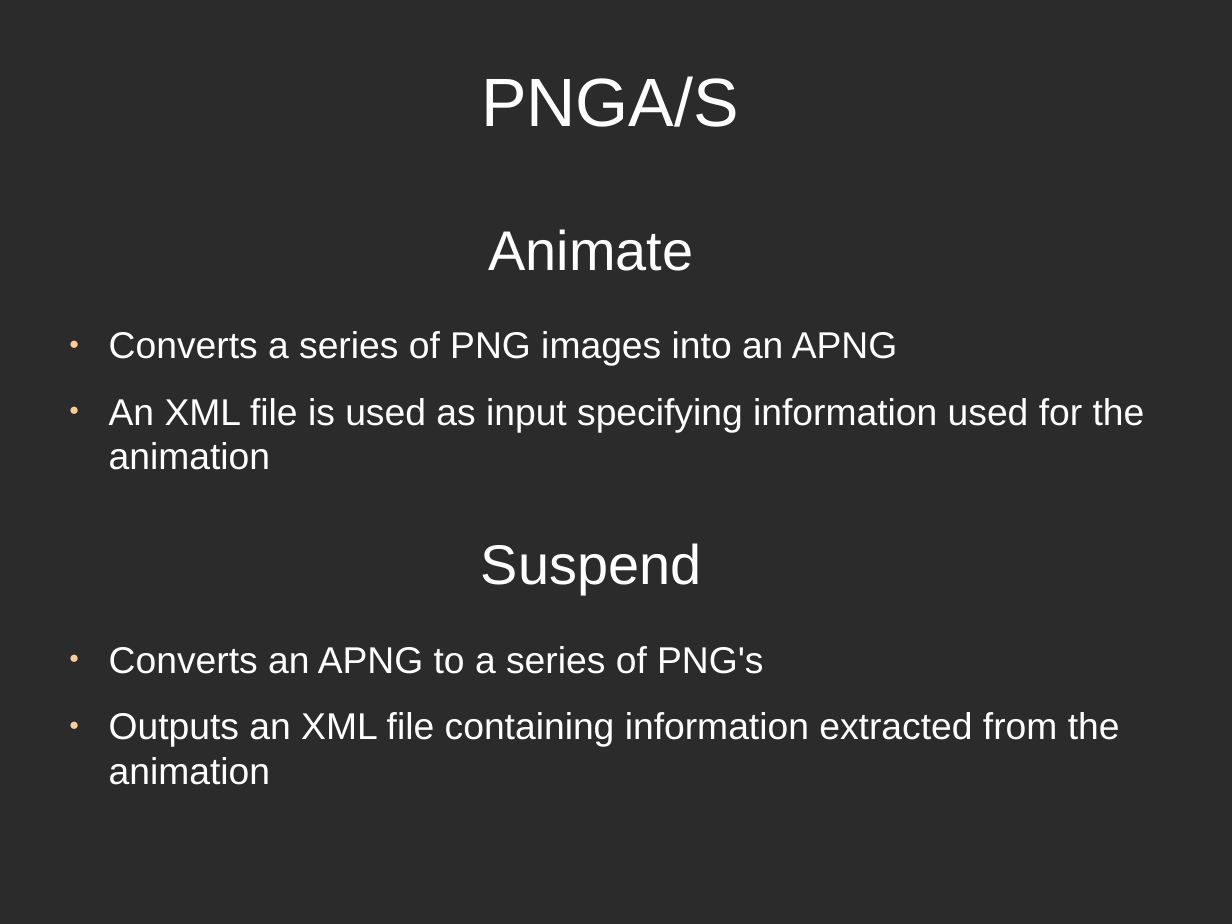
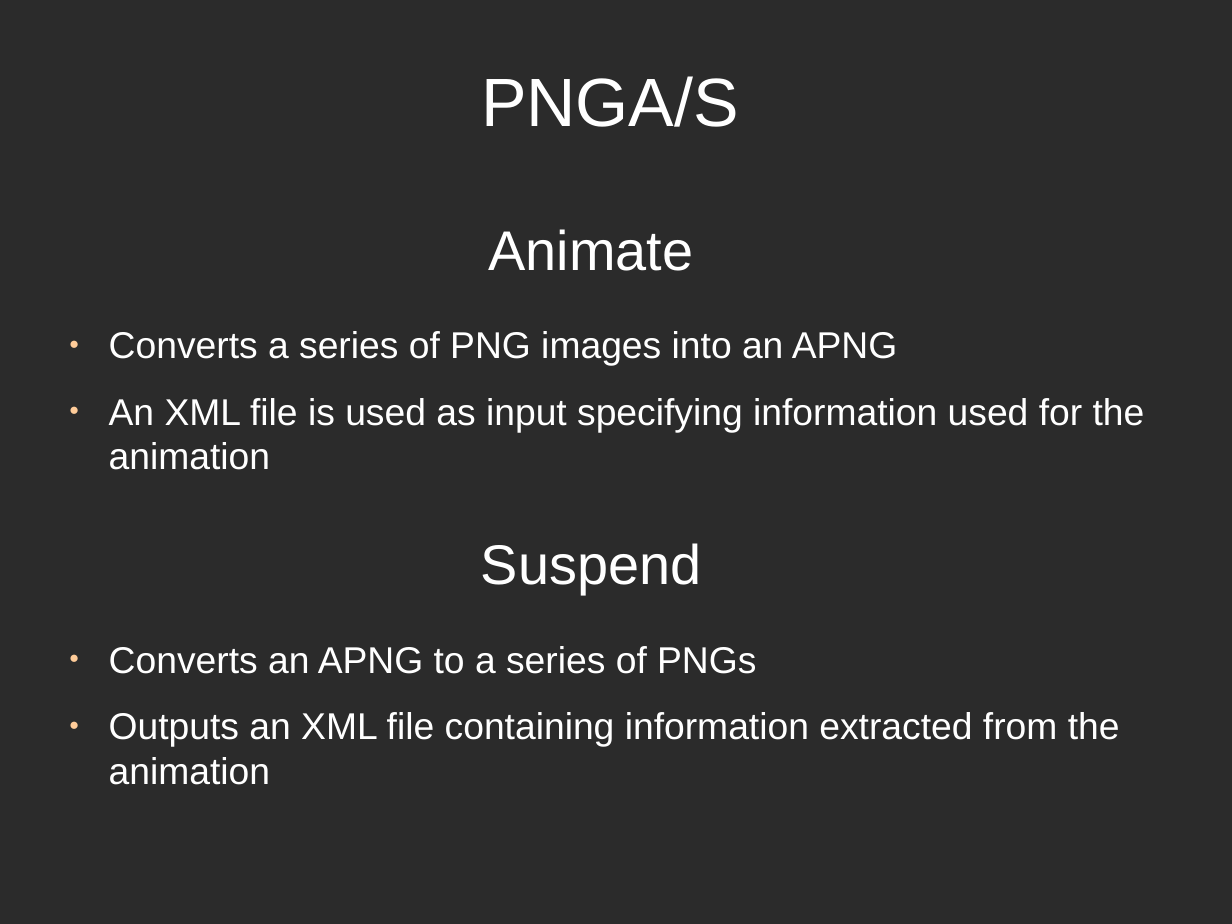
Before and after one commit to directrix1/se2, a slide deck: slide 9 of wip/SE2Presentation.odp. Drawn at 1232x924 pixels with LibreOffice and Linux fonts; fonts in the diff are those of the drawing; background and template pictures are left out; a plain dark background stands for a picture behind light text. Boxes give left, top, right and bottom in pixels: in the first picture for what was removed or moved away, otherwise in the second. Text is boxed around its words. In the diff, an @@ line names an element or a change of style, - is before the commit and + after.

```diff
--- a/wip/SE2Presentation.odp
+++ b/wip/SE2Presentation.odp
@@ text at <box>109,646,756,674</box>: text changed @@
-● Converts an APNG to a series of PNG's
+● Converts an APNG to a series of PNGs
```
Also in this commit, not shown: 6 other slides changed, 1 slide added, 2 slides removed.
